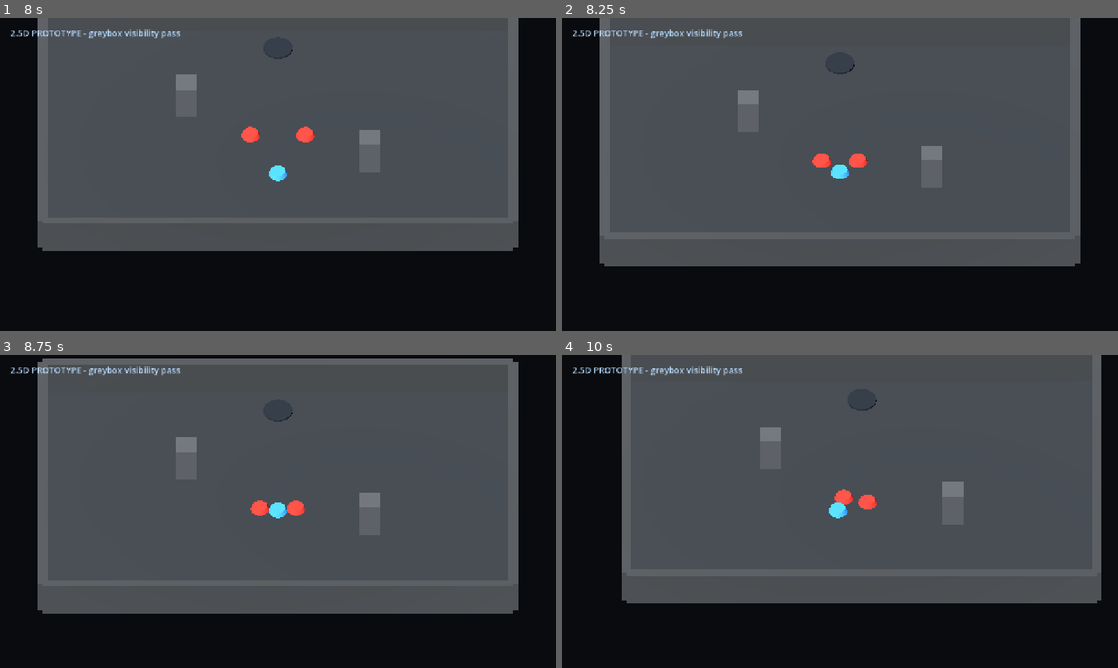
Above: before the commit, frames 1-4 (two rows, left to right).
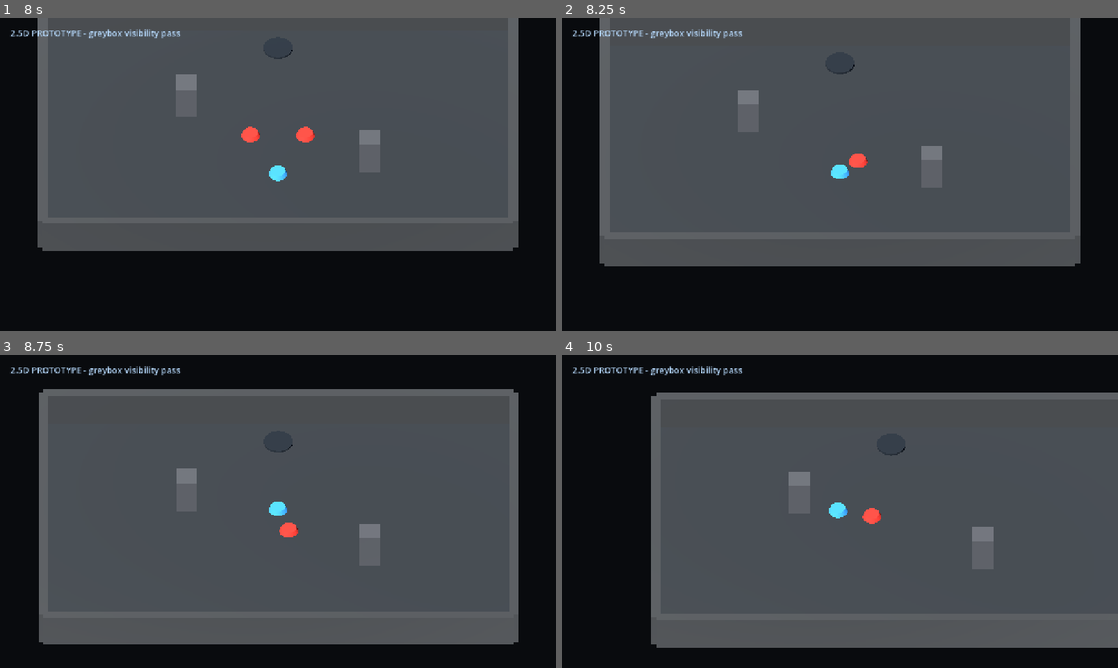
Above: after the commit, the same moments.

Repository: huhejie2009/dark-tower-2d-arpg
Game: Godot game, scene res://scenes/MainMenu.tscn
Two runs of this game, one before a commit and one after it. Both use one fixed random seed, a clock stepped at 60 frames per second and the inputs below.
Inputs (mouse positions are in pixels of both pictures, inside the frame that each line leads up to):
- Up to frame 1 (8 s): click "Start Game" at 0.5 s; click "slot_1 Empty Click to select" at 1.25 s; click "slot_2 Empty Click to select" at 2 s; click "slot_3 Empty Click to select" at 2.75 s; click "战士" at 3.5 s; click "游侠" at 4.25 s; click "法师" at 5 s; click "侍僧" at 5.75 s; click "Create In Selected Empty Slot" at 6.5 s; click "Enter Tower: Floor 1" at 7.25 s
- Up to frame 2 (8.25 s): tap Enter at 8 s; move the mouse to (812, 237) at 8.02 s; hold W (move_forward) from 8.03 s (still down); tap I at 8.1 s; click (812, 237) at 8.17 s
- Up to frame 3 (8.75 s): keep holding W (move_forward)
- Up to frame 4 (10 s): release W (move_forward) at 8.75 s; drag from (1006, 558) to (812, 574) at 8.77 s; tap Space at 9.5 s; move the mouse to (673, 464) at 9.52 s; hold A (move_left) from 9.53 s (still down); tap E at 9.6 s; click (673, 464) at 9.67 s

Frame 1 is identical in both runs. In frame 2, 0.1% of the frame differs, in the area x 45-49%, y 43-48%; in frame 3, 18%; in frame 4, 29%, in the area x 10-100%, y 0-94%.

Commit message:
Add 2.5D prototype player attack

Diff:
--- a/scripts/app/Prototype2_5DCombatRoom.gd
+++ b/scripts/app/Prototype2_5DCombatRoom.gd
@@ -1,12 +1,18 @@
 extends Node3D
 
 const BillboardActor3D := preload("res://scripts/prototype/BillboardActor3D.gd")
+const CombatPlane3DService := preload("res://scripts/prototype/CombatPlane3DService.gd")
 const Prototype2_5DVisualQaService := preload("res://scripts/prototype/Prototype2_5DVisualQaService.gd")
 
 const ENEMY_CHASE_RANGE := 20.0
 const ENEMY_ATTACK_RANGE := 1.05
 const ENEMY_ATTACK_COOLDOWN := 0.8
 const ENEMY_MAX_HEALTH := 1
+const PLAYER_ATTACK_RANGE := 1.35
+const PLAYER_ATTACK_HALF_ANGLE := 80.0
+const PLAYER_ATTACK_DAMAGE := 1
+const PLAYER_ATTACK_COOLDOWN := 0.42
+const PLAYER_ATTACK_ACTIVE_TIME := 0.14
 
 var player: Node3D
 var enemies: Array[Node3D] = []
@@ -27,6 +33,13 @@
 var player_move_input_override_enabled := false
 var player_move_input_override := Vector2.ZERO
 var active_move_input := Vector2.ZERO
+var player_attack_direction_override_enabled := false
+var player_attack_direction_override := Vector2.RIGHT
+var last_player_attack_direction := Vector2.RIGHT
+var player_attack_cooldown_remaining := 0.0
+var player_attack_phase := "ready"
+var total_player_attack_count := 0
+var last_player_attack_hit_count := 0
 
 func _ready() -> void:
 	_build_visibility_baseline()
@@ -42,6 +55,11 @@
 		player.call("set_move_input", active_move_input)
 	_update_camera_follow()
 	_update_enemy_loop(_delta)
+	_tick_player_attack(_delta)
+
+func _input(event: InputEvent) -> void:
+	if event is InputEventMouseButton and event.button_index == MOUSE_BUTTON_LEFT and event.pressed:
+		_perform_player_attack(_read_player_attack_direction())
 
 func _build_visibility_baseline() -> void:
 	world_environment = WorldEnvironment.new()
@@ -212,6 +230,97 @@
 func clear_player_move_input_override_for_test() -> void:
 	player_move_input_override_enabled = false
 	player_move_input_override = Vector2.ZERO
+
+func _tick_player_attack(delta: float) -> void:
+	if player_attack_cooldown_remaining <= 0.0:
+		player_attack_phase = "ready"
+		return
+	player_attack_cooldown_remaining = maxf(0.0, player_attack_cooldown_remaining - delta)
+	if player_attack_cooldown_remaining <= 0.0:
+		player_attack_phase = "ready"
+	elif player_attack_cooldown_remaining >= PLAYER_ATTACK_COOLDOWN - PLAYER_ATTACK_ACTIVE_TIME:
+		player_attack_phase = "active"
+	else:
+		player_attack_phase = "recovery"
+
+func _read_player_attack_direction() -> Vector2:
+	if player_attack_direction_override_enabled:
+		return _normalize_attack_direction(player_attack_direction_override)
+	if active_move_input.length_squared() > 0.0001:
+		return _normalize_attack_direction(active_move_input)
+	return _normalize_attack_direction(last_player_attack_direction)
+
+func _normalize_attack_direction(direction: Vector2) -> Vector2:
+	if direction.length_squared() <= 0.0001:
+		return Vector2.RIGHT
+	return direction.normalized()
+
+func _perform_player_attack(direction: Vector2) -> Dictionary:
+	var attack_direction := _normalize_attack_direction(direction)
+	if player_attack_cooldown_remaining > 0.0:
+		return {
+			"accepted": false,
+			"hit_count": 0,
+			"cooldown_remaining": player_attack_cooldown_remaining,
+			"attack_phase": player_attack_phase,
+		}
+	last_player_attack_direction = attack_direction
+	player_attack_cooldown_remaining = PLAYER_ATTACK_COOLDOWN
+	player_attack_phase = "active"
+	total_player_attack_count += 1
+	last_player_attack_hit_count = 0
+	var target := _find_player_attack_target(attack_direction)
+	if target != null:
+		_damage_enemy(target, PLAYER_ATTACK_DAMAGE)
+		last_player_attack_hit_count = 1
+	return {
+		"accepted": true,
+		"hit_count": last_player_attack_hit_count,
+		"cooldown_remaining": player_attack_cooldown_remaining,
+		"attack_phase": player_attack_phase,
+	}
+
+func _find_player_attack_target(direction: Vector2) -> Node3D:
+	if player == null:
+		return null
+	var forward := Vector3(direction.x, 0.0, direction.y)
+	var best_enemy: Node3D = null
+	var best_distance := INF
+	for enemy in enemies:
+		if enemy == null or not enemy_states.has(enemy):
+			continue
+		var state: Dictionary = enemy_states[enemy]
+		if not bool(state.get("alive", false)):
+			continue
+		if not CombatPlane3DService.is_inside_attack_arc_xz(player.global_position, enemy.global_position, forward, PLAYER_ATTACK_RANGE, PLAYER_ATTACK_HALF_ANGLE):
+			continue
+		var distance := CombatPlane3DService.distance_xz(player.global_position, enemy.global_position)
+		if distance < best_distance:
+			best_distance = distance
+			best_enemy = enemy
+	return best_enemy
+
+func _damage_enemy(enemy: Node3D, amount: int) -> void:
+	if enemy == null or not enemy_states.has(enemy):
+		return
+	var state: Dictionary = enemy_states[enemy]
+	if not bool(state.get("alive", false)):
+		return
+	state["health"] = maxi(0, int(state.get("health", 0)) - amount)
+	enemy_states[enemy] = state
+	if int(state.get("health", 0)) <= 0:
+		_defeat_enemy(enemy)
+
+func set_player_attack_direction_for_test(value: Vector2) -> void:
+	player_attack_direction_override_enabled = true
+	player_attack_direction_override = value
+	last_player_attack_direction = _normalize_attack_direction(value)
+
+func clear_player_attack_direction_override_for_test() -> void:
+	player_attack_direction_override_enabled = false
+
+func perform_player_attack_for_test(direction: Vector2) -> Dictionary:
+	return _perform_player_attack(direction)
 
 func _make_enemy_state() -> Dictionary:
 	return {
@@ -360,6 +469,20 @@
 		"camera_size": camera.size if camera != null else 0.0,
 	}
 
+func build_player_attack_snapshot_for_test() -> Dictionary:
+	return {
+		"attack_ready": player_attack_cooldown_remaining <= 0.0,
+		"attack_phase": player_attack_phase,
+		"attack_range": PLAYER_ATTACK_RANGE,
+		"attack_half_angle": PLAYER_ATTACK_HALF_ANGLE,
+		"attack_damage": PLAYER_ATTACK_DAMAGE,
+		"cooldown_remaining": player_attack_cooldown_remaining,
+		"total_attack_count": total_player_attack_count,
+		"last_hit_count": last_player_attack_hit_count,
+		"last_attack_direction": last_player_attack_direction,
+		"direction_override_enabled": player_attack_direction_override_enabled,
+	}
+
 func build_enemy_loop_snapshot_for_test() -> Dictionary:
 	var snapshots: Array[Dictionary] = []
 	for enemy in enemies:
--- /dev/null
+++ b/tests/regression/regression_prototype_2_5d_player_attack_contract.gd
@@ -0,0 +1,83 @@
+extends SceneTree
+
+const PrototypeScene := preload("res://scenes/prototypes/Prototype2_5DCombatRoom.tscn")
+
+var failures: Array[String] = []
+
+func _initialize() -> void:
+	call_deferred("_run")
+
+func _run() -> void:
+	var scene := PrototypeScene.instantiate()
+	root.add_child(scene)
+	await process_frame
+	await physics_frame
+
+	_expect(scene.has_method("_input"), "prototype should handle left mouse input")
+	_expect(scene.has_method("build_player_attack_snapshot_for_test"), "prototype should expose player attack snapshot")
+	_expect(scene.has_method("set_player_attack_direction_for_test"), "prototype should expose deterministic attack direction")
+	_expect(scene.has_method("set_player_position_for_test"), "prototype should expose deterministic player positioning")
+	if not scene.has_method("build_player_attack_snapshot_for_test") or not scene.has_method("set_player_attack_direction_for_test") or not scene.has_method("set_player_position_for_test"):
+		scene.queue_free()
+		await process_frame
+		_finish()
+		return
+
+	var initial_enemy_loop: Dictionary = scene.call("build_enemy_loop_snapshot_for_test")
+	var enemy_states: Array = Array(initial_enemy_loop.get("enemy_states", []))
+	_expect(enemy_states.size() == 2, "prototype should expose two enemies for attack test")
+	if enemy_states.size() == 0:
+		scene.queue_free()
+		await process_frame
+		_finish()
+		return
+
+	var first_enemy_position: Vector3 = Dictionary(enemy_states[0]).get("position", Vector3.ZERO)
+	scene.call("set_player_position_for_test", first_enemy_position + Vector3(-0.75, 0.0, 0.0))
+	scene.call("set_player_attack_direction_for_test", Vector2.RIGHT)
+	await physics_frame
+
+	var before_attack: Dictionary = scene.call("build_player_attack_snapshot_for_test")
+	_expect(bool(before_attack.get("attack_ready", false)), "player attack should start ready")
+	_expect(float(before_attack.get("attack_range", 0.0)) >= 1.0, "player attack should have a practical melee range")
+	_expect(int(before_attack.get("total_attack_count", -1)) == 0, "attack count should start at zero")
+
+	scene.call("_input", _mouse_click())
+	await physics_frame
+
+	var after_attack: Dictionary = scene.call("build_player_attack_snapshot_for_test")
+	var after_enemy_loop: Dictionary = scene.call("build_enemy_loop_snapshot_for_test")
+	_expect(int(after_attack.get("total_attack_count", 0)) == 1, "left mouse should trigger one player attack")
+	_expect(int(after_attack.get("last_hit_count", 0)) == 1, "player attack should hit one enemy in front")
+	_expect(str(after_attack.get("attack_phase", "")) != "ready", "accepted attack should enter a visible attack phase")
+	_expect(not bool(after_attack.get("attack_ready", true)), "attack should start cooldown")
+	_expect(int(after_enemy_loop.get("living_enemy_count", 0)) == 1, "hit enemy should be defeated by prototype attack")
+	_expect(not bool(after_enemy_loop.get("exit_unlocked", true)), "exit should remain locked while one enemy remains")
+
+	scene.call("set_player_attack_direction_for_test", Vector2.RIGHT)
+	scene.call("set_player_position_for_test", first_enemy_position + Vector3(-0.75, 0.0, 0.0))
+	var blocked_result: Dictionary = scene.call("perform_player_attack_for_test", Vector2.RIGHT)
+	_expect(not bool(blocked_result.get("accepted", true)), "immediate second attack should be rejected by cooldown")
+
+	scene.queue_free()
+	await process_frame
+	_finish()
+
+func _mouse_click() -> InputEventMouseButton:
+	var event := InputEventMouseButton.new()
+	event.button_index = MOUSE_BUTTON_LEFT
+	event.pressed = true
+	return event
+
+func _finish() -> void:
+	if failures.is_empty():
+		print("NEW_PROJECT_PROTOTYPE_2_5D_PLAYER_ATTACK_OK")
+		quit(0)
+	else:
+		for failure in failures:
+			push_error(failure)
+		quit(1)
+
+func _expect(condition: bool, message: String) -> void:
+	if not condition:
+		failures.append(message)
Not shown, added: docs/progress/2026-06-17-prototype-2-5d-player-attack-progress.md
